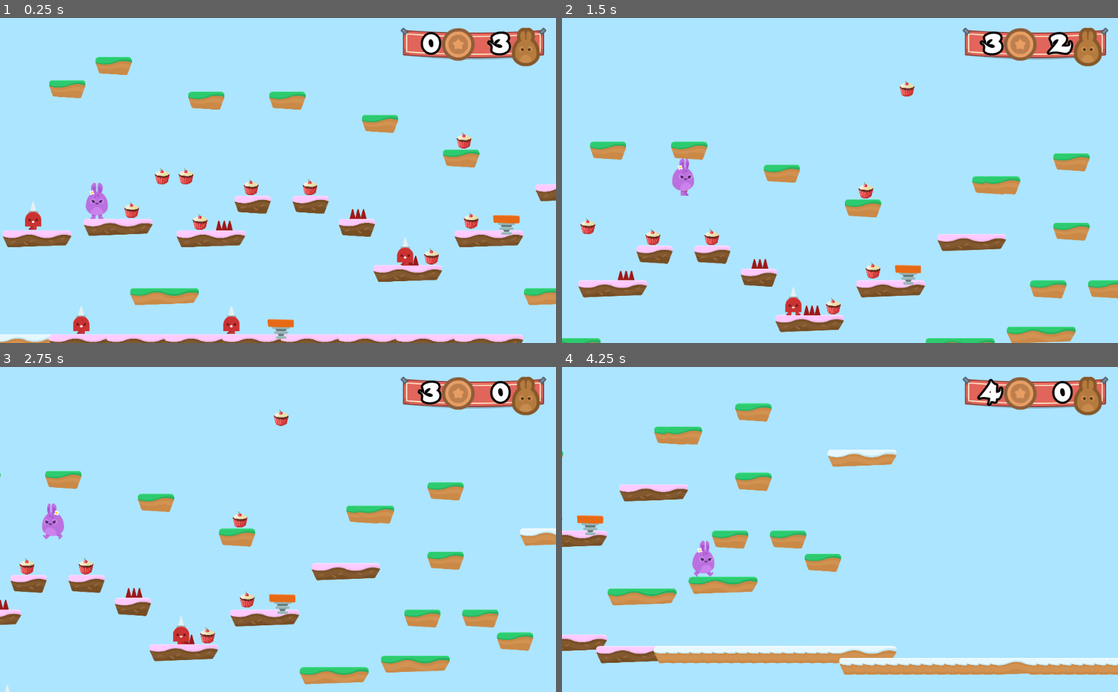
Above: before the commit, frames 1-4 (two rows, left to right).
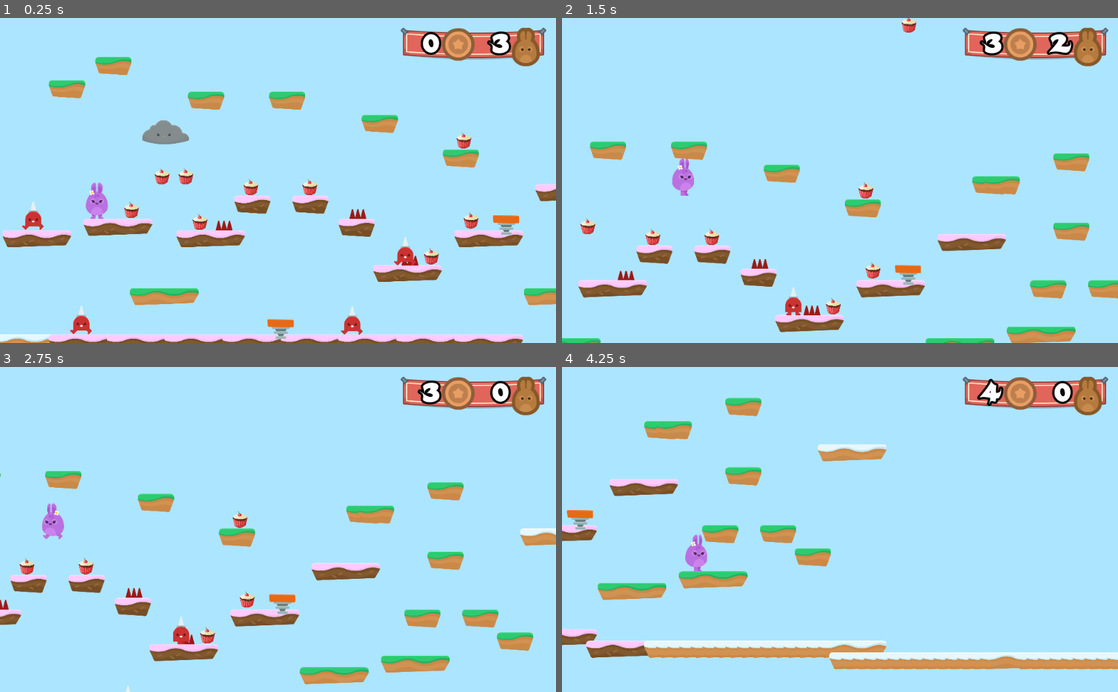
Above: after the commit, the same moments.

Repository: vrudas/hoppy-days
Game: Godot game, scene res://Levels/Level1.tscn
The game is run twice, just before and just after one commit, with the same random seed, the same clock (stepped at 60 frames per second) and the same inputs. Sound files missing from this copy of the repository are replaced by a short silence.
Inputs:
- Up to frame 1 (0.25 s): no input
- Up to frame 2 (1.5 s): hold D (right) from 0.53 s (still down); tap W (jump) at 0.77 s
- Up to frame 3 (2.75 s): tap W (jump) at 1.52 s; release D (right) at 2.03 s; hold A (left) from 2.03 s (still down)
- Up to frame 4 (4.25 s): release A (left) at 2.78 s; hold D (right) from 2.78 s (still down); tap W (jump) at 3.02, 3.77 s

The runs differ from the first frame. In frame 1, 1.4% of the frame differs, in the area x 0-100%, y 3-100%; in frame 2, 0.2%; in frame 3, 0.1%; in frame 4, 13%, in the area x 0-100%, y 9-95%.
Error after the commit: Parse Error: Variable "RayCast" shadows a native class. (res://NPCs/Cloud.gd:3)

Commit message:
Implemented Cloud NPC that hits Player with Lightnings

Diff:
--- a/Levels/Level1.tscn
+++ b/Levels/Level1.tscn
@@ -9,13 +9,14 @@
 [ext_resource path="res://GUI/GUI.tscn" type="PackedScene" id=7]
 [ext_resource path="res://Items/Coin.tscn" type="PackedScene" id=8]
 [ext_resource path="res://NPCs/Spikeman.tscn" type="PackedScene" id=9]
+[ext_resource path="res://NPCs/Cloud.tscn" type="PackedScene" id=10]
 
 [node name="Level1" type="Node2D"]
 position = Vector2( 39.8112, 740.488 )
 script = ExtResource( 6 )
 
 [node name="Player" parent="." instance=ExtResource( 1 )]
-position = Vector2( 521.272, 141.603 )
+position = Vector2( 522.469, 141.603 )
 
 [node name="TileMap" type="TileMap" parent="."]
 tile_set = ExtResource( 2 )
@@ -65,7 +66,7 @@
 position = Vector2( 2588.84, 754.538 )
 
 [node name="Coin10" parent="Coins" instance=ExtResource( 8 )]
-position = Vector2( 2816.31, 190.66 )
+position = Vector2( 2827.08, -163.709 )
 
 [node name="JumpPads" type="Node" parent="."]
 
@@ -91,7 +92,10 @@
 position = Vector2( 498.969, 1748.99 )
 
 [node name="Spikeman3" parent="NPCs" instance=ExtResource( 9 )]
-position = Vector2( 1328.62, 1748.99 )
+position = Vector2( 1995.61, 1751.47 )
 
 [node name="Spikeman4" parent="NPCs" instance=ExtResource( 9 )]
 position = Vector2( 2288.77, 1368.29 )
+
+[node name="Cloud" parent="NPCs" instance=ExtResource( 10 )]
+position = Vector2( 1004.21, 709.142 )
--- /dev/null
+++ b/NPCs/Cloud.gd
@@ -0,0 +1,23 @@
+extends Node2D
+
+onready var RayCast: RayCast2D = $Sprite/RayCast2D
+onready var Lightning: Resource = load("res://NPCs/Lightning.tscn")
+onready var Timer: Timer = $Sprite/Timer
+
+var timeout: bool = false
+
+func _process(delta: float) -> void:
+    if RayCast.is_colliding():
+        fire()
+
+
+func fire() -> void:
+    if not timeout:
+        RayCast.add_child(Lightning.instance())
+        Timer.start()
+        timeout = true
+
+
+
+func _on_Timer_timeout() -> void:
+    timeout = false
--- /dev/null
+++ b/NPCs/Cloud.tscn
@@ -0,0 +1,42 @@
+[gd_scene load_steps=4 format=2]
+
+[ext_resource path="res://GFX/Enemies/cloud.png" type="Texture" id=1]
+[ext_resource path="res://NPCs/Cloud.gd" type="Script" id=2]
+
+[sub_resource type="Animation" id=1]
+resource_name = "CloudDrift"
+length = 8.0
+loop = true
+step = 1.0
+tracks/0/type = "value"
+tracks/0/path = NodePath(".:position")
+tracks/0/interp = 1
+tracks/0/loop_wrap = true
+tracks/0/imported = false
+tracks/0/enabled = true
+tracks/0/keys = {
+"times": PoolRealArray( 0, 2, 6 ),
+"transitions": PoolRealArray( 1, 1, 1 ),
+"update": 0,
+"values": [ Vector2( 0, 0 ), Vector2( -500, 0 ), Vector2( 500, 0 ) ]
+}
+
+[node name="Cloud" type="Node2D"]
+script = ExtResource( 2 )
+
+[node name="Sprite" type="Sprite" parent="."]
+self_modulate = Color( 0.584314, 0.584314, 0.584314, 1 )
+texture = ExtResource( 1 )
+
+[node name="AnimationPlayer" type="AnimationPlayer" parent="Sprite"]
+autoplay = "CloudDrift"
+anims/CloudDrift = SubResource( 1 )
+
+[node name="Timer" type="Timer" parent="Sprite"]
+one_shot = true
+
+[node name="RayCast2D" type="RayCast2D" parent="Sprite"]
+position = Vector2( 0, 60 )
+enabled = true
+cast_to = Vector2( 0, 750 )
+[connection signal="timeout" from="Sprite/Timer" to="." method="_on_Timer_timeout"]
--- /dev/null
+++ b/NPCs/Lightning.gd
@@ -0,0 +1,31 @@
+extends Node2D
+
+const SPEED: int = 300
+
+func _ready() -> void:
+    set_as_toplevel(true)
+    global_position = get_parent().global_position
+
+
+func _process(delta: float) -> void:
+    position.y += SPEED * delta
+    handle_collision()
+
+
+func handle_collision() -> void:
+    var colliders = $Area2D.get_overlapping_bodies()
+    for collider in colliders:
+        if collider.name == "Player":
+            handle_player_collision()
+        destroy()
+
+
+func handle_player_collision() -> void:
+    get_tree().call_group("Gamestate", "hurt")
+
+func _on_VisibilityNotifier2D_screen_exited() -> void:
+    destroy()
+
+
+func destroy() -> void:
+    queue_free()
--- /dev/null
+++ b/NPCs/Lightning.tscn
@@ -0,0 +1,35 @@
+[gd_scene load_steps=6 format=2]
+
+[ext_resource path="res://GFX/Particles/lighting_blue.png" type="Texture" id=1]
+[ext_resource path="res://GFX/Particles/lighting_yellow.png" type="Texture" id=2]
+[ext_resource path="res://NPCs/Lightning.gd" type="Script" id=3]
+
+[sub_resource type="SpriteFrames" id=1]
+animations = [ {
+"frames": [ ExtResource( 1 ), ExtResource( 2 ) ],
+"loop": true,
+"name": "default",
+"speed": 5.0
+} ]
+
+[sub_resource type="RectangleShape2D" id=2]
+extents = Vector2( 27.0669, 55.8058 )
+
+[node name="Lightning" type="Node2D"]
+script = ExtResource( 3 )
+
+[node name="Area2D" type="Area2D" parent="."]
+collision_layer = 4
+collision_mask = 3
+
+[node name="AnimatedSprite" type="AnimatedSprite" parent="Area2D"]
+frames = SubResource( 1 )
+frame = 1
+playing = true
+
+[node name="CollisionShape2D" type="CollisionShape2D" parent="Area2D"]
+visible = false
+shape = SubResource( 2 )
+
+[node name="VisibilityNotifier2D" type="VisibilityNotifier2D" parent="Area2D"]
+[connection signal="screen_exited" from="Area2D/VisibilityNotifier2D" to="." method="_on_VisibilityNotifier2D_screen_exited"]
--- a/NPCs/Spikeman.tscn
+++ b/NPCs/Spikeman.tscn
@@ -7,14 +7,14 @@
 
 [sub_resource type="SpriteFrames" id=1]
 animations = [ {
+"frames": [ ExtResource( 2 ), ExtResource( 3 ) ],
+"loop": true,
+"name": "walk",
+"speed": 5.0
+}, {
 "frames": [ ExtResource( 1 ) ],
 "loop": true,
 "name": "stand",
-"speed": 5.0
-}, {
-"frames": [ ExtResource( 2 ), ExtResource( 3 ) ],
-"loop": true,
-"name": "walk",
 "speed": 5.0
 } ]
 
@@ -72,7 +72,8 @@
 
 [node name="AnimatedSprite" type="AnimatedSprite" parent="Area2D"]
 frames = SubResource( 1 )
-animation = "stand"
+animation = "walk"
+frame = 1
 playing = true
 flip_h = true
 
Not shown: 1 places in Levels/Level1.tscn that only renumber resources
